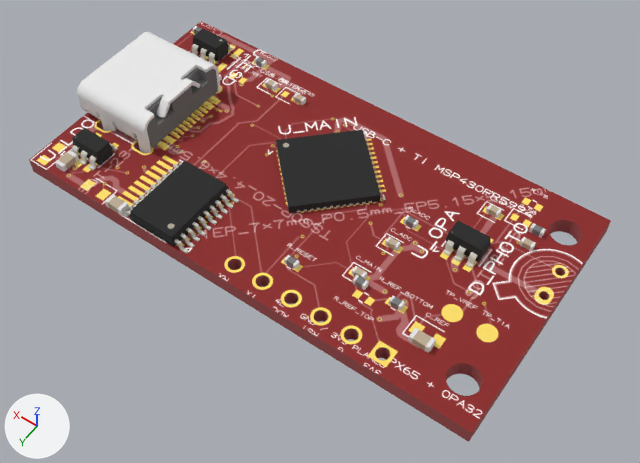
Renders of the glTF model public/viewer/usb-c__msp430fr5994__photodiode/3d.glb from each side of a commit.
One viewpoint serves both versions: a 50 mm camera at (-26.5, 36.0, 52.5) aimed at (-2.3, 2.1, -0.7). Every picture has the same lights, and +X, +Y and +Z are marked at lower left. The first picture is the older version.

Names of what the first picture shows: 'Box0', 'C_FB', 'C_LDO_IN', 'C_LDO_OUT', 'C_REF', 'C_USB_V33', 'J1', 'R_FB', 'R_REF_TOP', 'R_USB_RST', 'U_ESD', 'U_LDO', 'U_MAIN', 'U_OPA', 'U_USB' and 9 more.
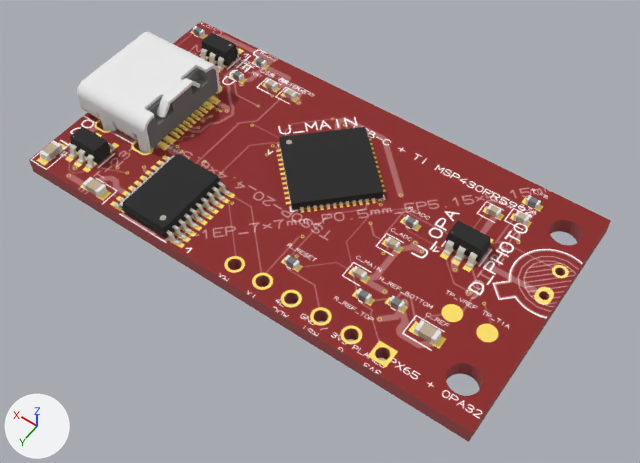
What differs and where, as boxes [x1, y1, x2, y2] in the pictures (640 x 463 px):
'U_MAIN', moved: before [276, 130, 380, 213]; after [279, 127, 383, 210]
'U_USB', moved: before [122, 161, 239, 254]; after [114, 154, 231, 245]
'U_LDO', moved: before [72, 128, 118, 170]; after [69, 127, 115, 169]
'U_ESD', moved: before [192, 29, 232, 64]; after [200, 33, 241, 71]
'C_REF', moved: before [408, 328, 436, 353]; after [414, 320, 441, 345]
'C_LDO_IN', moved: before [55, 150, 79, 172]; after [39, 140, 63, 162]
'C_LDO_OUT', moved: before [105, 194, 129, 216]; after [83, 177, 107, 198]
'R_REF_TOP', moved: before [353, 275, 369, 290]; after [356, 288, 372, 304]
'C_FB', moved: before [519, 237, 536, 251]; after [513, 211, 529, 225]
'R_FB', moved: before [529, 223, 546, 237]; after [525, 195, 541, 209]
'C_USB_V33', moved: before [293, 93, 306, 105]; after [283, 88, 297, 100]
'R_USB_RST', moved (mostly hidden before): before [219, 74, 222, 81]; after [231, 70, 244, 82]

The change, as a list of edits to the scene's bpy script:
```text
Change ob_u_esd:
    ob_u_esd.location: (16.5, -7.75, 0.7) -> (15.5, -7.75, 0.7)
Change ob_u_ldo:
    ob_u_ldo.location: (16.25, 7.0, 0.7) -> (16.5, 7.0, 0.7)
Change ob_c_ldo_in:
    ob_c_ldo_in.location: (17.2, 9.0, 0.7) -> (19.0, 9.0, 0.7)
Change ob_c_ldo_out:
    ob_c_ldo_out.location: (10.9, 10.0, 0.7) -> (13.5, 9.7, 0.7)
Change ob_u_usb:
    ob_u_usb.location: (7.0, 7.25, 0.7) -> (8.0, 7.0, 0.7)
Change ob_c_usb_v33:
    ob_c_usb_v33.location: (6.5, -7.25, 0.7) -> (7.5, -7.25, 0.7)
Change ob_r_usb_rst:
    ob_r_usb_rst.location: (14.0, -5.3, 0.7) -> (12.5, -6.5, 0.7)
Change ob_u_main:
    ob_u_main.location: (0.0, -2.0, 0.7) -> (0.0, -2.4, 0.7)
Change ob_r_ref_top:
    ob_r_ref_top.location: (-8.0, 5.2, 0.7) -> (-8.8, 6.0, 0.7)
Change ob_c_ref:
    ob_c_ref.location: (-14.0, 6.75, 0.7) -> (-14.0, 6.0, 0.7)
Change ob_r_fb:
    ob_r_fb.location: (-16.0, -6.25, 0.7) -> (-14.5, -8.5, 0.7)
Change ob_c_fb:
    ob_c_fb.location: (-16.0, -4.7, 0.7) -> (-14.5, -6.6, 0.7)
```
